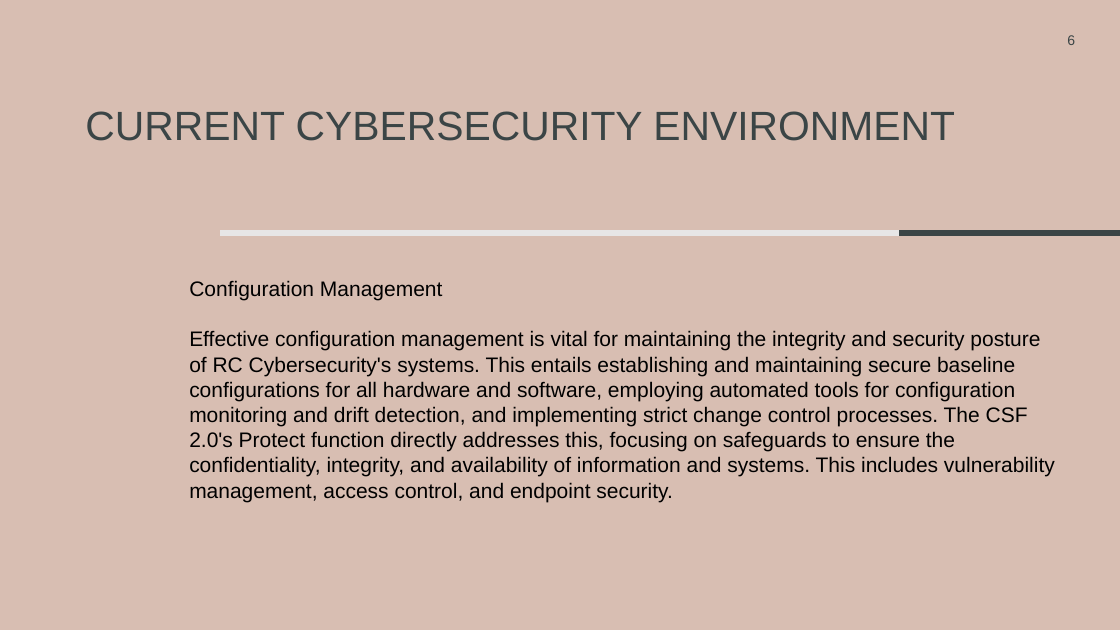
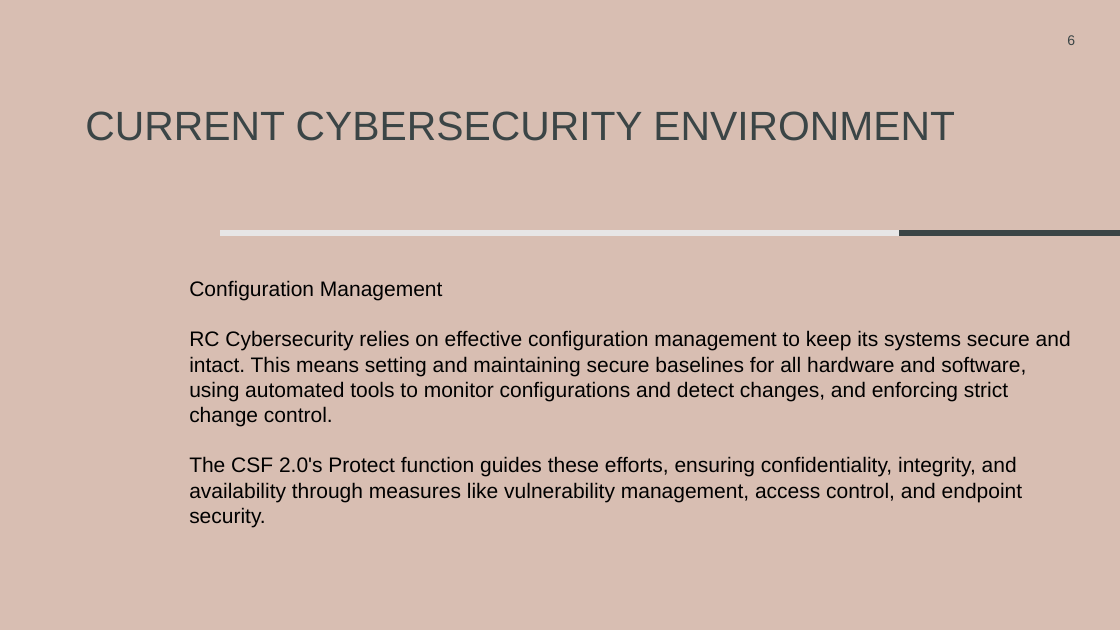
Before and after one commit to rcoon1/GCU-Masters, a slide deck: slide 6 of CYB-690/Topic 2/Security Framework RCoon.pptx. Drawn at 1120x630 pixels with LibreOffice and Linux fonts; fonts in the diff are those of the drawing. Boxes give left, top, right and bottom in pixels: in the first picture for what was removed or moved away, otherwise in the second. Text is boxed around its words. In the diff, an @@ line names an element or a change of style, - is before the commit and + after.

```diff
--- a/CYB-690/Topic 2/Security Framework RCoon.pptx
+++ b/CYB-690/Topic 2/Security Framework RCoon.pptx
@@ text at (x1=189, y1=330, x2=1071, y2=527): text changed @@
-Effective configuration management is vital for maintaining the integrity and security posture of RC Cybersecurity's systems. This entails establishing and maintaining secure baseline configurations for all hardware and software, employing automated tools for configuration monitoring and drift detection, and implementing strict change control processes. The CSF 2.0's Protect function directly addresses this, focusing on safeguards to ensure the confidentiality, integrity, and availability of information and systems. This includes vulnerability management, access control, and endpoint security.
+RC Cybersecurity relies on effective configuration management to keep its systems secure and intact. This means setting and maintaining secure baselines for all hardware and software, using automated tools to monitor configurations and detect changes, and enforcing strict change control.
+The CSF 2.0's Protect function guides these efforts, ensuring confidentiality, integrity, and availability through measures like vulnerability management, access control, and endpoint security.
```
Also in this commit, not shown: 9 other slides changed, 8 other files.
